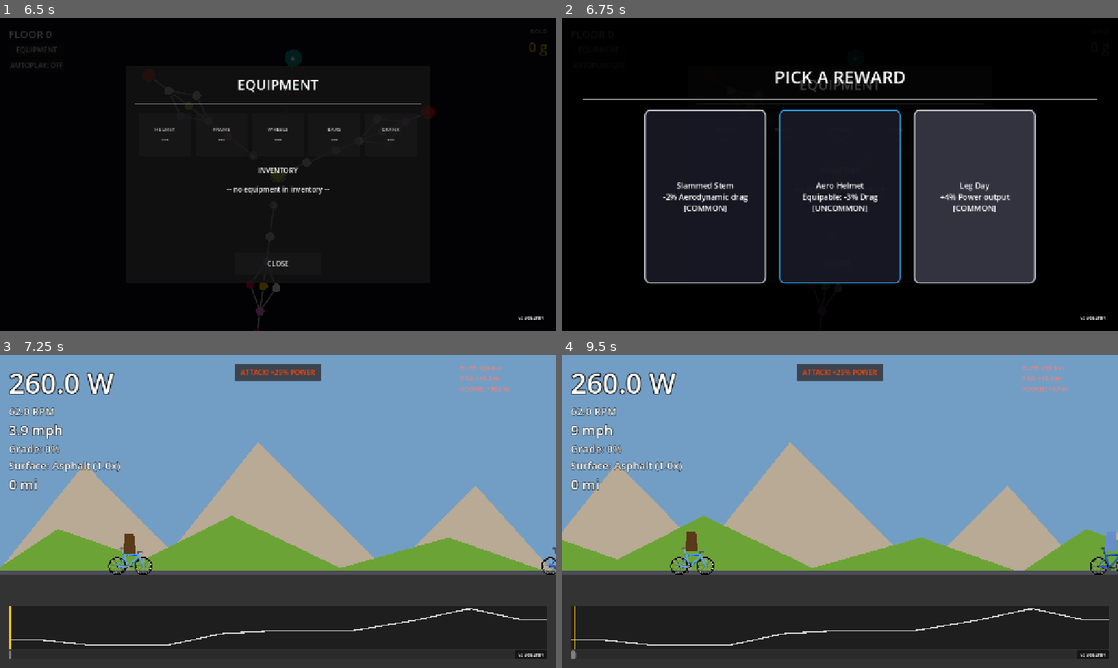
Above: before the commit, frames 1-4 (two rows, left to right).
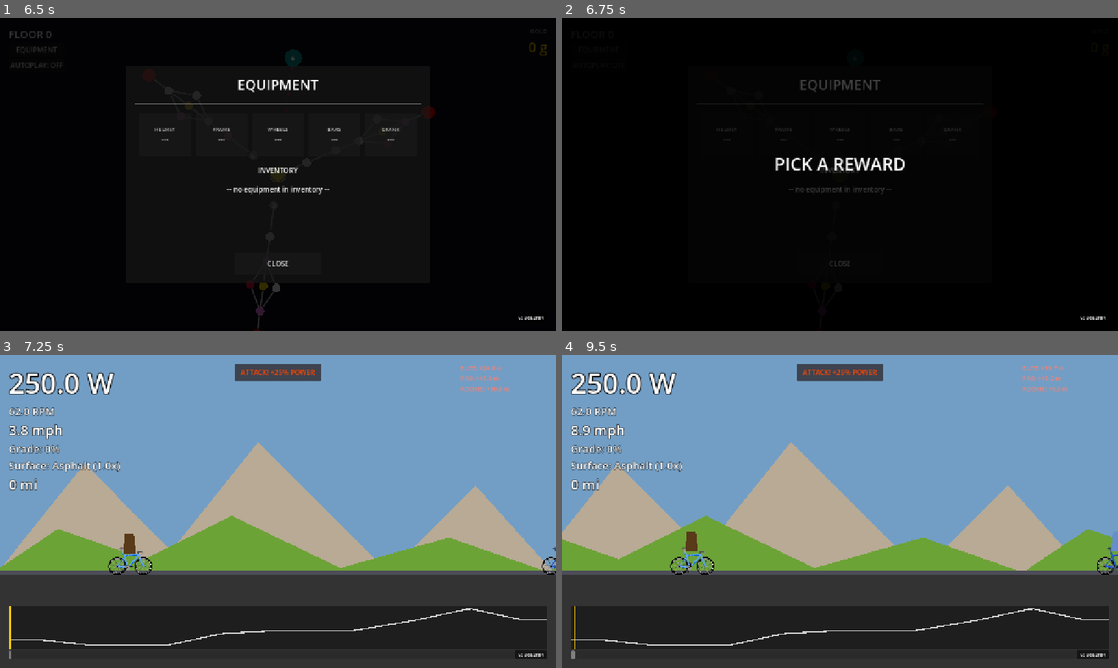
Above: after the commit, the same moments.

Repository: alexkibler/spokes-godot
Game: Godot game, scene res://src/ui/screens/MenuScene.tscn
Same seed, same stepped clock (60 frames per second), same inputs: the game is played once before the commit and once after it.
Inputs (mouse positions are in pixels of both pictures, inside the frame that each line leads up to):
- Up to frame 1 (6.5 s): click "Normal" at 0.5 s; click "Normal" at 1.25 s; click "Imperial (mi/lb)" at 2 s; click "SELECT SLOT" at 2.75 s; click "NEW GAME" at 3.5 s; click "START RUN (SLOT 1)" at 4.25 s; click "EQUIPMENT" at 5 s; click "AUTOPLAY: OFF" at 5.75 s
- Up to frame 2 (6.75 s): tap Enter (ui_accept) at 6.5 s; move the mouse to (962, 158) at 6.52 s; hold Right (ui_right) from 6.53 s (still down); tap R at 6.6 s; click (962, 158) at 6.67 s
- Up to frame 3 (7.25 s): keep holding Right (ui_right); tap Enter (ui_accept) at 6.77 s
- Up to frame 4 (9.5 s): release Right (ui_right) at 7.25 s; drag from (728, 527) to (812, 574) at 7.27 s; move the mouse to (895, 442) at 8.02 s; hold Right (ui_right) 8.03-8.75 s; hold Shift 8.03-8.75 s; tap R at 8.3 s; drag from (812, 574) to (673, 464) at 8.77 s

Frame 1 is identical in both runs. In frame 2, 37% of the frame differs, in the area x 3-97%, y 17-86%; in frame 3, 0.3%; in frame 4, 1.1%.
Error in both runs: Cannot call method 'set_input_as_handled' on a null value. (res://src/features/map/MapScene.gd:240)

Commit message:
boss and controller suport

Diff:
--- /dev/null
+++ b/override.cfg
@@ -0,0 +1,41 @@
+; Engine configuration file.
+; It's best edited using the editor UI and not directly,
+; since the parameters that go here are not all obvious.
+;
+; Format:
+;   [section] ; section goes between []
+;   param=value ; assign values to parameters
+
+config_version=5
+
+[animation]
+
+compatibility/default_parent_skeleton_in_mesh_instance_3d=true
+
+[application]
+
+config/name="Spokes"
+config/description="2D roguelike cycling simulator"
+run/main_scene="res://src/ui/screens/MenuScene.tscn"
+config/features=PackedStringArray("4.6", "Mobile")
+config/icon="res://icon.png"
+
+[autoload]
+
+RunManager="*res://src/features/progression/RunManager.gd"
+TrainerService="*res://src/features/hardware/TrainerService.gd"
+SettingsManager="*res://src/core/SettingsManager.gd"
+BuildInfo="*res://src/core/BuildInfo.gd"
+SaveManager="*res://src/core/SaveManager.gd"
+SignalBus="*res://src/core/SignalBus.gd"
+
+[display]
+
+window/size/viewport_width=1280
+window/size/viewport_height=720
+window/stretch/mode="canvas_items"
+window/stretch/aspect="expand"
+
+[editor_plugins]
+
+\n\nenabled=PackedStringArray("res://addons/gut/plugin.cfg")
--- a/src/features/cycling/BossRegistry.gd
+++ b/src/features/cycling/BossRegistry.gd
@@ -11,6 +11,7 @@
 			"surge_multiplier": 1.4,
 			"surge_duration": 6.0
 		},
+		"reward_id": "item_aero_overshoes",
 		"description": "Masters the draft. Extreme surge power."
 	},
 	"coast": {
@@ -21,6 +22,7 @@
 			"dragReduction": 0.25,
 			"weightMult": 1.15
 		},
+		"reward_id": "item_sea_wall_frame",
 		"description": "Aerodynamic but heavy. Hard to drop on flats."
 	},
 	"mountain": {
@@ -30,6 +32,7 @@
 		"modifiers": {
 			"weightMult": 0.75
 		},
+		"reward_id": "item_ti_skewers",
 		"description": "Featherweight climber. Deadly on the gradients."
 	},
 	"forest": {
@@ -40,6 +43,7 @@
 			"dragReduction": -0.1,
 			"weightMult": 1.1
 		},
+		"reward_id": "item_bear_claws",
 		"description": "Massive power, but catches a lot of wind."
 	},
 	"desert": {
@@ -50,6 +54,7 @@
 			"recovery_multiplier": 1.0,
 			"surge_duration": 4.0
 		},
+		"reward_id": "item_mirage_bottle",
 		"description": "Endless stamina. No recovery penalty after surging."
 	},
 	"tundra": {
@@ -57,8 +62,9 @@
 		"color": Color.AZURE,
 		"power_mult": 1.05,
 		"modifiers": {
-			"crrMult": 0.5 # Special handling in GameScene/Cyclist needed for this to be effective
+			"crrMult": 0.5
 		},
+		"reward_id": "item_studded_tires",
 		"description": "Ignores rough terrain. Maintains speed on all surfaces."
 	},
 	"canyon": {
@@ -69,6 +75,7 @@
 			"surge_duration": 10.0,
 			"recovery_duration": 2.0
 		},
+		"reward_id": "item_gust_bars",
 		"description": "Long, sustained attacks with minimal rest."
 	},
 	"jungle": {
@@ -78,6 +85,7 @@
 		"modifiers": {
 			"dragReduction": 0.05
 		},
+		"reward_id": "item_panther_kit",
 		"description": "Agile and powerful. A balanced, dangerous foe."
 	},
 	"final": {
@@ -91,6 +99,7 @@
 		"surge_config": {
 			"surge_multiplier": 1.3
 		},
+		"reward_id": "item_architect_crown",
 		"description": "The ultimate challenge. No weaknesses."
 	}
 }
--- a/src/features/cycling/GameScene.gd
+++ b/src/features/cycling/GameScene.gd
@@ -562,13 +562,19 @@
 		# Show boss medal if applicable
 		var is_boss: bool = not current_node.is_empty() and current_node["type"] == "boss"
 		var b_name: String = ""
+		var b_reward: String = ""
 		if is_boss:
 			# Find the boss name from the ghost (there should only be one)
 			if ghosts.size() > 0:
 				b_name = ghosts[0].label
 
+			var spoke_id: String = current_node.get("metadata", {}).get("spokeId", "plains")
+			var BossRegistryScript: Script = load("res://src/features/cycling/BossRegistry.gd")
+			var boss_data: Dictionary = BossRegistryScript.get_boss(spoke_id)
+			b_reward = boss_data.get("reward_id", "")
+
 		if overlay.has_method("setup"):
-			overlay.setup(is_boss, b_name)
+			overlay.setup(is_boss, b_name, b_reward)
 
 		if overlay.has_signal("reward_selected"):
 			overlay.connect("reward_selected", func() -> void:
--- a/src/features/progression/ContentRegistry.gd
+++ b/src/features/progression/ContentRegistry.gd
@@ -33,7 +33,7 @@
 static func get_reward(id: String) -> Dictionary:
 	return rewards.get(id, {})
 
-static func get_loot_pool(count: int) -> Array[Dictionary]:
+static func get_loot_pool(count: int, forced_reward_id: String = "") -> Array[Dictionary]:
 	var pool: Array[Dictionary] = []
 	for r: Dictionary in rewards.values():
 		if not r.has("available") or (r["available"] as Callable).call(RunManager):
@@ -42,7 +42,12 @@
 	var results: Array[Dictionary] = []
 	var used: Dictionary = {}
 
-	if pool.size() <= count:
+	if forced_reward_id != "" and rewards.has(forced_reward_id):
+		var forced: Dictionary = rewards[forced_reward_id]
+		results.append(forced)
+		used[forced_reward_id] = true
+
+	if pool.size() <= count and forced_reward_id == "":
 		return pool
 
 	while results.size() < count:
@@ -158,3 +163,157 @@
 		"rarity": "uncommon",
 		"apply": func(rm: Node) -> void: RunManager.add_to_inventory("aero_helmet")
 	})
+
+	# --- Boss Unique Items ---
+	register_item({
+		"id": "aero_overshoes",
+		"label": "Aero Overshoes",
+		"slot": "BackPedal",
+		"rarity": "rare",
+		"visuals": { "color": Color.SKY_BLUE },
+		"modifier": {"dragReduction": 0.04},
+		"description": "-4% Drag"
+	})
+	register_reward({
+		"id": "item_aero_overshoes",
+		"label": "Aero Overshoes",
+		"description": "Unique: -4% Drag",
+		"rarity": "rare",
+		"apply": func(rm: Node) -> void: RunManager.add_to_inventory("aero_overshoes")
+	})
+
+	register_item({
+		"id": "sea_wall_frame",
+		"label": "Sea Wall Frame",
+		"slot": "Frame",
+		"rarity": "rare",
+		"visuals": { "color": Color.AQUAMARINE },
+		"modifier": {"dragReduction": 0.06, "weightMult": 1.05},
+		"description": "-6% Drag, +5% Weight"
+	})
+	register_reward({
+		"id": "item_sea_wall_frame",
+		"label": "Sea Wall Frame",
+		"description": "Unique: Extreme aerodynamics",
+		"rarity": "rare",
+		"apply": func(rm: Node) -> void: RunManager.add_to_inventory("sea_wall_frame")
+	})
+
+	register_item({
+		"id": "ti_skewers",
+		"label": "Titanium Skewers",
+		"slot": "Wheels",
+		"rarity": "rare",
+		"visuals": { "color": Color.LIGHT_SLATE_GRAY },
+		"modifier": {"weightMult": 0.94},
+		"description": "-6% Weight"
+	})
+	register_reward({
+		"id": "item_ti_skewers",
+		"label": "Titanium Skewers",
+		"description": "Unique: Ultralight hardware",
+		"rarity": "rare",
+		"apply": func(rm: Node) -> void: RunManager.add_to_inventory("ti_skewers")
+	})
+
+	register_item({
+		"id": "bear_claws",
+		"label": "Bear Claw Cranks",
+		"slot": "Crank",
+		"rarity": "rare",
+		"visuals": { "color": Color.SADDLE_BROWN },
+		"modifier": {"powerMult": 1.06},
+		"description": "+6% Power"
+	})
+	register_reward({
+		"id": "item_bear_claws",
+		"label": "Bear Claw Cranks",
+		"description": "Unique: Massive power transfer",
+		"rarity": "rare",
+		"apply": func(rm: Node) -> void: RunManager.add_to_inventory("bear_claws")
+	})
+
+	register_item({
+		"id": "mirage_bottle",
+		"label": "Mirage Bottle",
+		"slot": "Rider",
+		"rarity": "rare",
+		"visuals": { "color": Color.SANDY_BROWN },
+		"modifier": {"powerMult": 1.03, "dragReduction": 0.02},
+		"description": "+3% Power, -2% Drag"
+	})
+	register_reward({
+		"id": "item_mirage_bottle",
+		"label": "Mirage Bottle",
+		"description": "Unique: Endless hydration",
+		"rarity": "rare",
+		"apply": func(rm: Node) -> void: RunManager.add_to_inventory("mirage_bottle")
+	})
+
+	register_item({
+		"id": "studded_tires",
+		"label": "Studded Tires",
+		"slot": "Wheels",
+		"rarity": "rare",
+		"visuals": { "color": Color.AZURE },
+		"modifier": {"crrMult": 0.8},
+		"description": "-20% Rolling resistance"
+	})
+	register_reward({
+		"id": "item_studded_tires",
+		"label": "Studded Tires",
+		"description": "Unique: All-terrain grip",
+		"rarity": "rare",
+		"apply": func(rm: Node) -> void: RunManager.add_to_inventory("studded_tires")
+	})
+
+	register_item({
+		"id": "gust_bars",
+		"label": "Gust Handlebars",
+		"slot": "Handlebars",
+		"rarity": "rare",
+		"visuals": { "color": Color.ORANGE_RED },
+		"modifier": {"dragReduction": 0.05},
+		"description": "-5% Drag"
+	})
+	register_reward({
+		"id": "item_gust_bars",
+		"label": "Gust Handlebars",
+		"description": "Unique: Slices through wind",
+		"rarity": "rare",
+		"apply": func(rm: Node) -> void: RunManager.add_to_inventory("gust_bars")
+	})
+
+	register_item({
+		"id": "panther_kit",
+		"label": "Panther Kit",
+		"slot": "Rider",
+		"rarity": "rare",
+		"visuals": { "color": Color.FOREST_GREEN },
+		"modifier": {"powerMult": 1.04, "weightMult": 0.98},
+		"description": "+4% Power, -2% Weight"
+	})
+	register_reward({
+		"id": "item_panther_kit",
+		"label": "Panther Kit",
+		"description": "Unique: Agile performance",
+		"rarity": "rare",
+		"apply": func(rm: Node) -> void: RunManager.add_to_inventory("panther_kit")
+	})
+
+	register_item({
+		"id": "architect_crown",
+		"label": "The Crown",
+		"slot": "Rider",
+		"rarity": "rare",
+		"visuals": { "color": Color.GOLD },
+		"modifier": {"powerMult": 1.1, "dragReduction": 0.1, "weightMult": 0.9},
+		"description": "+10% Power, -10% Drag/Weight"
+	})
+	register_reward({
+		"id": "item_architect_crown",
+		"label": "The Crown",
+		"description": "Unique: The mark of the master",
+		"rarity": "rare",
+		"apply": func(rm: Node) -> void: RunManager.add_to_inventory("architect_crown")
+	})
--- a/src/ui/screens/RewardOverlay.gd
+++ b/src/ui/screens/RewardOverlay.gd
@@ -9,8 +9,16 @@
 
 var current_rewards: Array[Dictionary] = []
 var is_autoplay_selecting: bool = false
+var boss_reward_id: String = ""
 
-func setup(is_boss_clear: bool = false, boss_name: String = "") -> void:
+func setup(is_boss_clear: bool = false, boss_name: String = "", p_boss_reward_id: String = "") -> void:
+	boss_reward_id = p_boss_reward_id
+
+	# Pick 3 rewards, forcing the boss unique item if applicable
+	current_rewards = ContentRegistry.get_loot_pool(3, boss_reward_id)
+	_render_cards()
+	_check_autoplay()
+
 	if is_boss_clear:
 		var boss_label: Label = Label.new()
 		if boss_name != "":
@@ -32,12 +40,8 @@
 		vbox.move_child(spacer, 1)
 
 func _ready() -> void:
-	# Pick 3 random rewards
-	current_rewards = ContentRegistry.get_loot_pool(3)
-	_render_cards()
-
 	SignalBus.autoplay_changed.connect(_on_autoplay_changed)
-	_check_autoplay()
+	# Initial _check_autoplay is now also handled in setup()
 
 func _exit_tree() -> void:
 	if SignalBus.autoplay_changed.is_connected(_on_autoplay_changed):
Not shown, changed: ALGORITHMS_OVERVIEW.md
